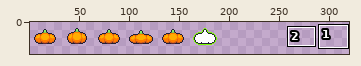
One commit to this sprite sheet: gfx/pumpkin.png. The picture above shows the old version from afar; the outline marks the close-up.
Close-up. Earlier state:
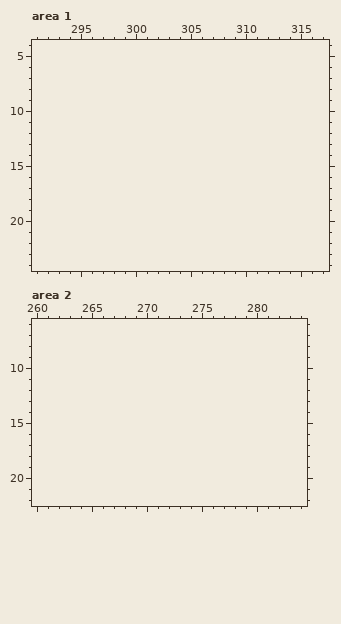
The file is 192x32 pixels. Shown: area 1: x 291..317, y 4..24; area 2: x 260..284, y 6..22. The old version is drawn lined up with the new one, on the new canvas. The wide view leaves out empty margins. The commit also changed other parts of the picture, which this record leaves out.
Palette (. is transparent): 
After the commit:
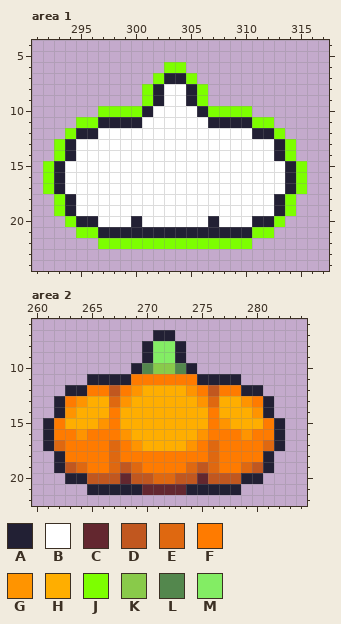
Colours new in this view: A #222034  B #ffffff  C #63272f  D #c1571f  E #df6810  F #ff7b00  G #ff9400  H #ffae00  J #7dff00  K #89ca4a  L #53874d  M #83ed64
The exact change:
canvas 192x32 -> 320x32
Area 1:
y 6: x 303..304 .. -> JJ
y 7: x 302..305 .... -> JAAJ
y 8..9: x 301..306 ...... -> JABBAJ
y 10: x 297..310 .............. -> JJJJABBBBAJJJJ
y 11: x 295..312 .................. -> JJAAAABBBBBBAAAAJJ
y 12: x 294..313 .................... -> JAABBBBBBBBBBBBBBAAJ
y 13..14: x 293..314 ...................... -> JABBBBBBBBBBBBBBBBBBAJ
y 15..17: x 292..315 ........................ -> JABBBBBBBBBBBBBBBBBBBBAJ
y 18..19: x 293..314 ...................... -> JABBBBBBBBBBBBBBBBBBAJ
y 20: x 294..313 .................... -> JAABBBABBBBBBABBBAAJ
y 21: x 295..312 .................. -> JJAAAAAAAAAAAAAAJJ
y 22: x 297..310 .............. -> JJJJJJJJJJJJJJ
Area 2:
y 7: x 271..272 .. -> AA
y 8..9: x 270..273 .... -> AMMA
y 10: x 269..274 ...... -> ALKKLA
y 11: x 265..278 .............. -> AAAAFFFFFFAAAA
y 12: x 263..280 .................. -> AAFFDFGHHHHGFDFFAA
y 13: x 262..281 .................... -> AFGHHEGHHHHHHGEHHGFA
y 14: x 262..281 .................... -> AGHHHFHHHHHHHHFHHHGA
y 15: x 261..282 ...................... -> AFHHHGFHHHHHHHHFGHHHFA
y 16: x 261..282 ...................... -> AFFGFFFGHHHHHHGFFFGFFA
y 17: x 261..282 ...................... -> AEFFFFEFGHHHHGFEFFFFEA
y 18: x 262..281 .................... -> AFFFFEFFFFFFFFEFFFFA
y 19: x 262..281 .................... -> ADEFFEDEFFFFEDEFFEDA
y 20: x 263..280 .................. -> AADDDCDDEEDDCDDDAA
y 21: x 265..278 .............. -> AAAAACCCCAAAAA
